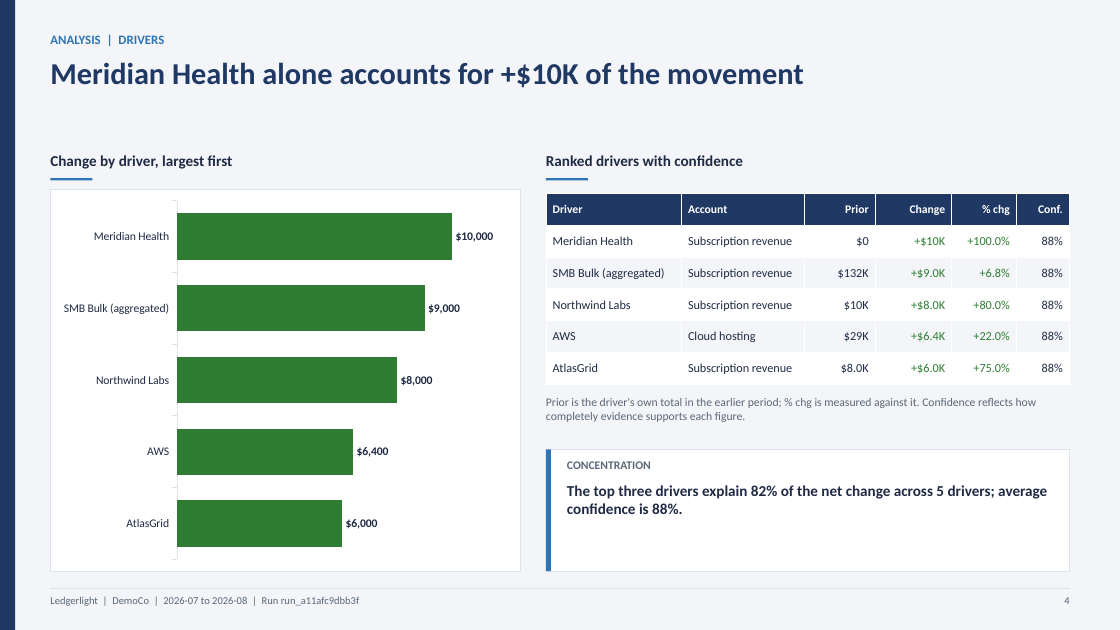
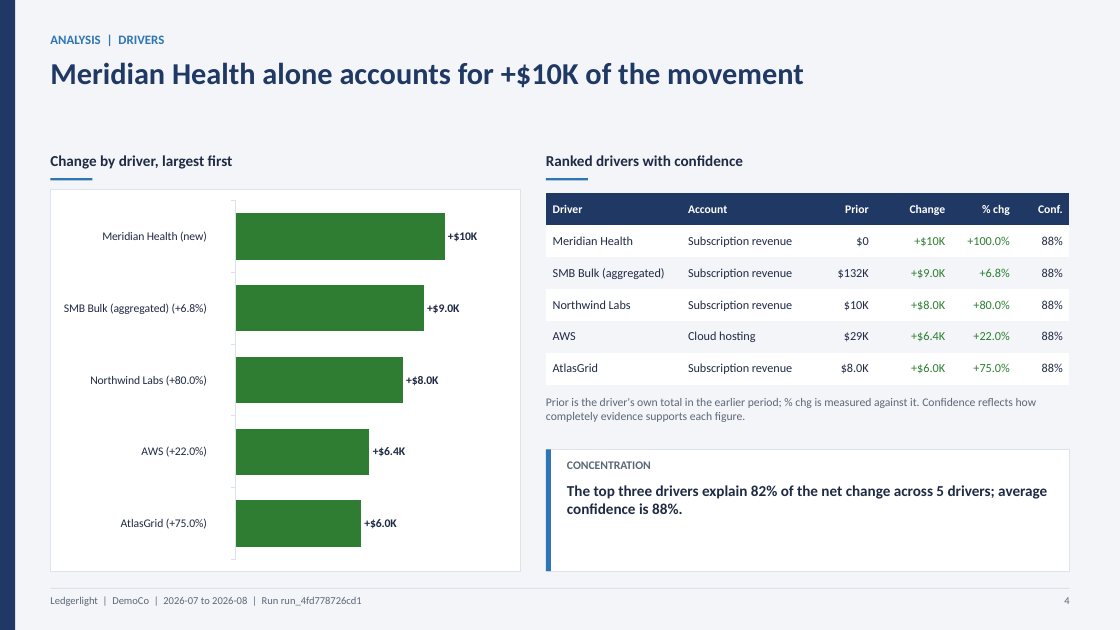
Before and after one commit to prerna1001/CodingRangers-money-talks-hackathon-2026, a slide deck: slide 4 of tmp/deck/finance.pptx. Drawn at 1120x630 pixels with LibreOffice and Linux fonts; fonts in the diff are those of the drawing. Boxes give left, top, right and bottom in pixels: in the first picture for what was removed or moved away, otherwise in the second. Text is boxed around its words. In the diff, an @@ line names an element or a change of style, - is before the commit and + after.

```diff
--- a/tmp/deck/finance.pptx
+++ b/tmp/deck/finance.pptx
@@ bar chart at bbox=[55, 193, 517, 567] @@
-categories: Meridian Health, SMB Bulk (aggregated), Northwind Labs, AWS, AtlasGrid
+categories: Meridian Health (new), SMB Bulk (aggregated) (+6.8%), Northwind Labs (+80.0%), AWS (+22.0%), AtlasGrid (+75.0%)
-Series 1: 10000, 9000, 8000, 6400, 6000
+Series 1: 100, 90, 80, 64, 60
@@ data labels of Series 1 removed @@
@@ value axis changed @@
@@ table at bbox=[546, 193, 1070, 385] @@
@@ borders changed @@
@@ text at bbox=[50, 597, 362, 606]: text changed @@
-Ledgerlight | DemoCo | 2026-07 to 2026-08 | Run run_a11afc9dbb3f
+Ledgerlight | DemoCo | 2026-07 to 2026-08 | Run run_4fd778726cd1
```
Also in this commit, not shown: 6 other slides changed, 10 other files.
